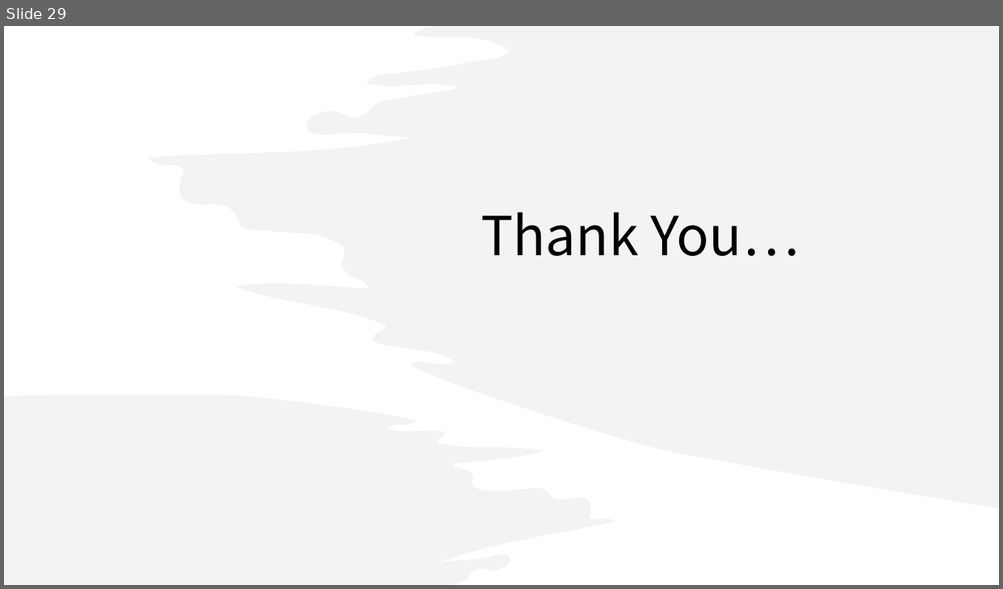
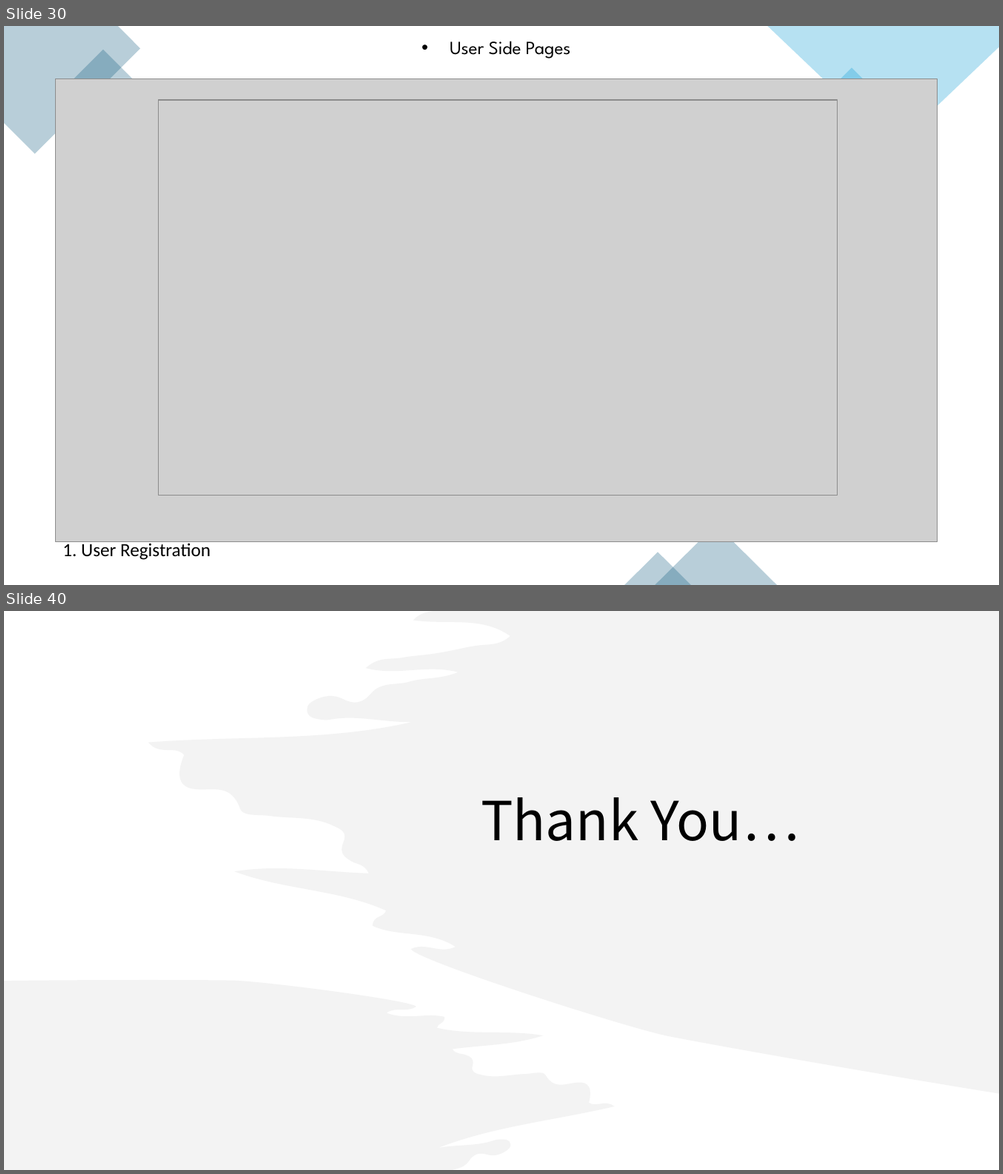
Before and after one commit to SonaniAkshit/university-chatbot-web, a slide deck: University_Chatbot Documentations/Gujarat Vidyapith Chatbot with Design.pptx. Shown one above the other, each under a label of ours: slide 29 before the commit, slides 30 and 40 after it; the slides between them are not shown. The pictures are 1003x589 and 1003x1174 pixels, drawn with LibreOffice and Linux fonts; fonts in the diff are those of the drawing; grey boxes stand for pictures. Boxes give left, top, right and bottom in pixels: in the first picture for what was removed or moved away, otherwise in the second. Text is boxed around its words. In the diff, an @@ line names an element or a change of style, - is before the commit and + after.

```diff
--- a/University_Chatbot Documentations/Gujarat Vidyapith Chatbot with Design.pptx
+++ b/University_Chatbot Documentations/Gujarat Vidyapith Chatbot with Design.pptx
@@ slide 30 added at (x1=4, y1=26, x2=999, y2=585), background #FFFFFF @@
@@ freeform shape added at (x1=4, y1=26, x2=141, y2=154), fill #156082 at 30% opacity @@
@@ text added at (x1=449, y1=41, x2=571, y2=59), 18 pt, text #000000 @@
+• User Side Pages
@@ freeform shape added at (x1=767, y1=26, x2=999, y2=147), fill #0F9ED5 at 30% opacity @@
@@ rectangle added at (x1=66, y1=50, x2=141, y2=124), fill #156082 at 30% opacity @@
@@ rectangle added at (x1=811, y1=68, x2=891, y2=147), fill #0F9ED5 at 30% opacity @@
@@ picture added at (x1=56, y1=79, x2=937, y2=543) @@
@@ picture added at (x1=159, y1=100, x2=837, y2=495) @@
@@ triangle added at (x1=654, y1=526, x2=777, y2=585), fill #156082 at 30% opacity @@
@@ text added at (x1=62, y1=542, x2=210, y2=560), 18 pt, text #000000 @@
+1. User Registration
@@ triangle added at (x1=625, y1=553, x2=691, y2=585), fill #156082 at 30% opacity @@
@@ what was slide 29 is now slide 40 @@
```
Also in this commit, not shown: 17 slides changed, 21 other slides added, 11 slides removed, 7 other files.
